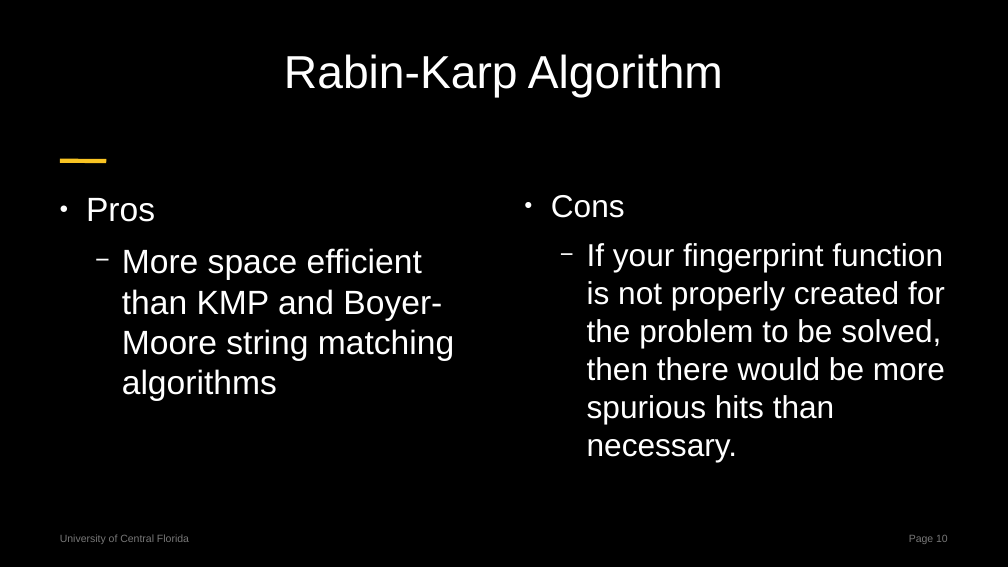
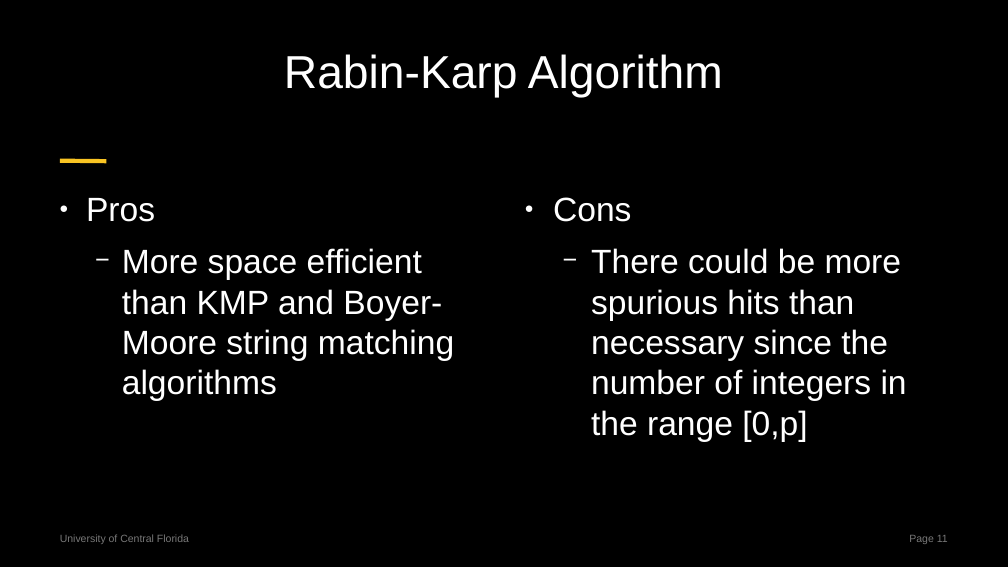
Before and after one commit to centuryhopper/Fall2022CourseContents, a slide deck: slide 11 of CAP6515/paper_presentation_files/rabin-karp-presentation.pptx (slide 10 before the commit). Drawn at 1008x567 pixels with LibreOffice and Linux fonts; fonts in the diff are those of the drawing. Boxes give left, top, right and bottom in pixels: in the first picture for what was removed or moved away, otherwise in the second. Text is boxed around its words. In the diff, an @@ line names an element or a change of style, - is before the commit and + after.

```diff
--- a/CAP6515/paper_presentation_files/rabin-karp-presentation.pptx
+++ b/CAP6515/paper_presentation_files/rabin-karp-presentation.pptx
@@ text at <box>553,197,631,222</box>: size 30.1 to 32 pt in "Cons"; indent changed @@
@@ text at <box>591,248,907,442</box>: text changed; size 30.1 to 32 pt @@
-  − If your fingerprint function is not properly created for the problem to be solved, then there would be more spurious hits than necessary.
+  − There could be more spurious hits than necessary since the number of integers in the range [0,p]
@@ page number at <box>909,535,948,544</box>: text changed @@
-Page 10
+Page 11
```
Also in this commit, not shown: 4 other slides changed, 1 slide added.
